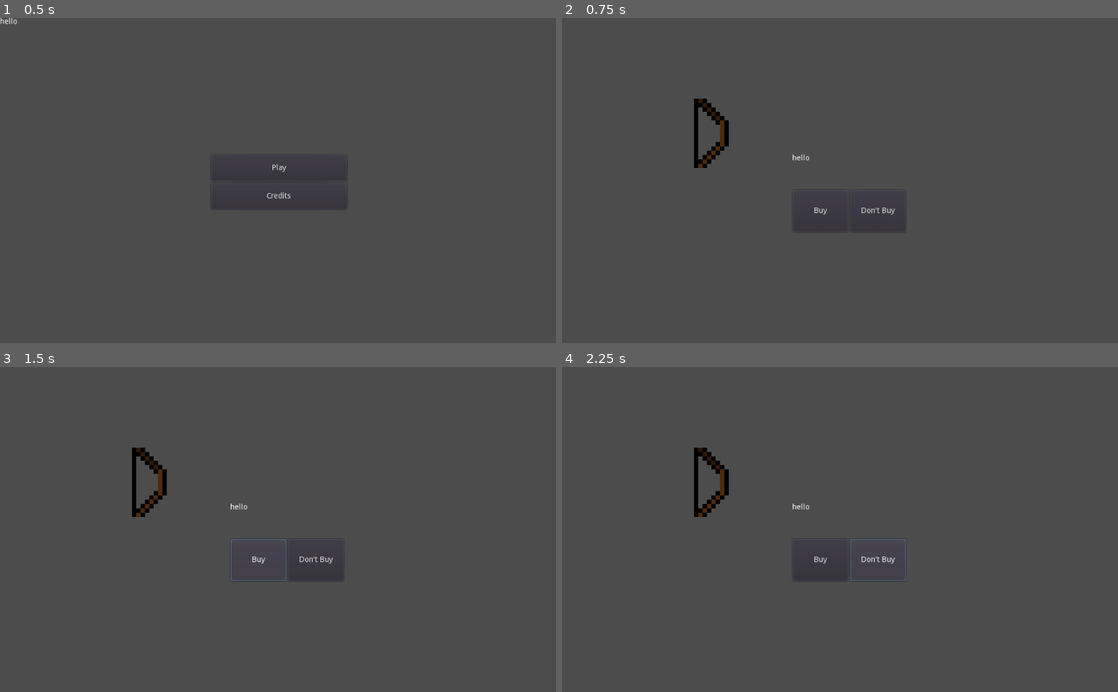
Above: before the commit, frames 1-4 (two rows, left to right).
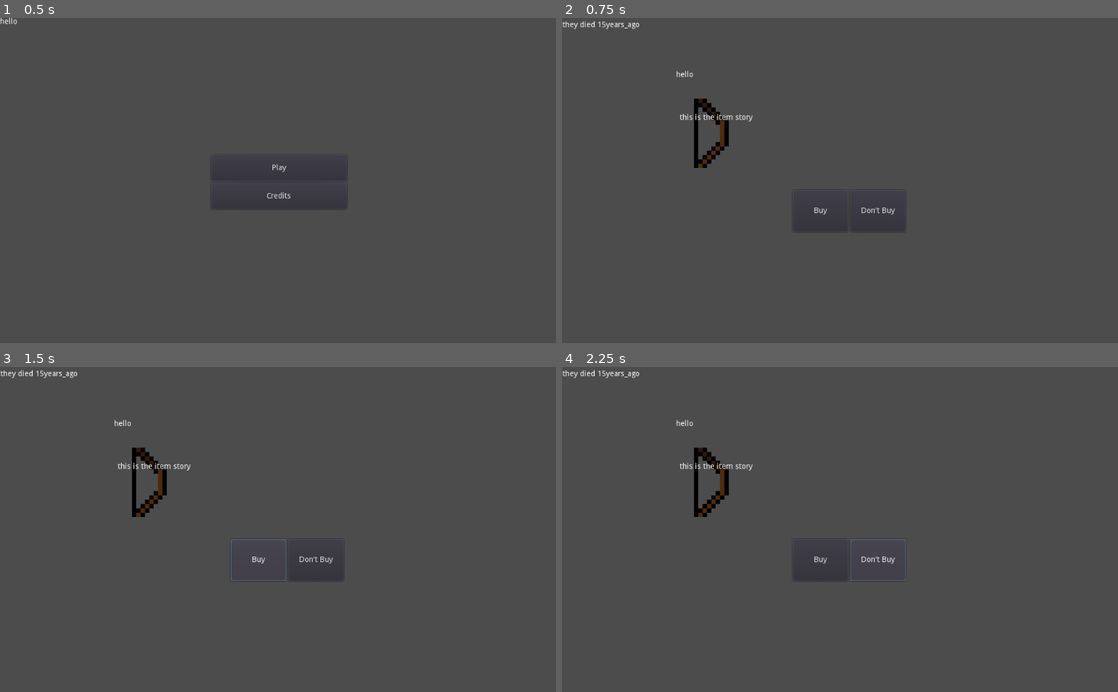
Above: after the commit, the same moments.

Repository: Birdoflames/BrackeysGameJam
Game: Godot game, scene res://Start_Scene.tscn
Two runs of this game, one before a commit and one after it. Both use one fixed random seed, a clock stepped at 60 frames per second and the inputs below.
Inputs:
- Up to frame 1 (0.5 s): no input
- Up to frame 2 (0.75 s): click "Play" at 0.5 s
- Up to frame 3 (1.5 s): click "Buy" at 1.25 s
- Up to frame 4 (2.25 s): click "Don't Buy" at 2 s

Frame 1 is identical in both runs. In frame 2, 0.3% of the frame differs, in the area x 0-45%, y 0-44%; in frame 3, 0.3%; in frame 4, 0.3%.
Error before the commit: Attempt to call function 'set_text' in base 'null instance' on a null instance. (res://Bow.gd:9)
Error after the commit: Invalid set index 'text' (on base: 'Label') with value of type 'Nil'. (res://Game_Scene.gd:27)

Commit message:
fixing bugs

Diff:
--- a/Bow.gd
+++ b/Bow.gd
@@ -6,7 +6,8 @@
 
 	var dictionary_story = "they died " + years_ago + "years_ago"
 
-	get_parent().get_node("GUI/Artifacts_book/TextureRect/ancient bow label").set_text(dictionary_story)
+	get_parent().get_node("GUI/Artifacts_book/item labels/ancient bow Label").text = dictionary_story
+
 	return story
 
 func _ready():
--- a/Dictonary.tscn
+++ b/Dictonary.tscn
@@ -9,11 +9,11 @@
 "_edit_use_anchors_": false
 }
 
-[node name="Bow Label" type="Label" parent="item labels"]
+[node name="ancient bow Label" type="Label" parent="item labels"]
 margin_left = 1.0
-margin_top = 8.0
+margin_top = 6.0
 margin_right = 389.0
-margin_bottom = 156.0
+margin_bottom = 154.0
 __meta__ = {
 "_edit_use_anchors_": false
 }
--- a/Game_Scene.gd
+++ b/Game_Scene.gd
@@ -12,7 +12,8 @@
 	rnd.randomize()
 	var chosen_one = sprites[rnd.randi_range(0, 12)]
 
-	var get_story = load("res://"+"Bow"+".gd").story()
+	var get_story = get_node("Bow").story()
+	print(get_node("Bow").story())
 
 	get_node("Bow").show()
 
@@ -23,7 +24,7 @@
 		item_story = get_story
 	else:
 		item_story = load("res://"+"Bow"+".gd").story()
-		get_tree().get_node("res://name Label.gd").set_name_text(item_story)
+		get_node("item story").text = item_story
 
 
 func _ready():
--- a/Game_Scene.tscn
+++ b/Game_Scene.tscn
@@ -34,13 +34,13 @@
 [node name="Background" type="Sprite" parent="."]
 position = Vector2( 261, 213 )
 
-[node name="Label" type="Label" parent="."]
+[node name="name label" type="Label" parent="."]
 anchor_top = 0.098
 anchor_bottom = 0.225
-margin_left = 424.0
-margin_top = 193.2
-margin_right = 553.0
-margin_bottom = 160.0
+margin_left = 210.0
+margin_top = 39.2
+margin_right = 339.0
+margin_bottom = 6.0
 text = "hello"
 script = ExtResource( 1 )
 __meta__ = {
@@ -77,4 +77,14 @@
 texture = ExtResource( 5 )
 script = ExtResource( 6 )
 
+[node name="item story" type="Label" parent="."]
+margin_left = 217.0
+margin_top = 177.0
+margin_right = 540.0
+margin_bottom = 271.0
+text = "this is the item story"
+__meta__ = {
+"_edit_use_anchors_": false
+}
+
 [connection signal="pressed" from="Buy" to="GUI" method="_on_Buy_pressed"]
